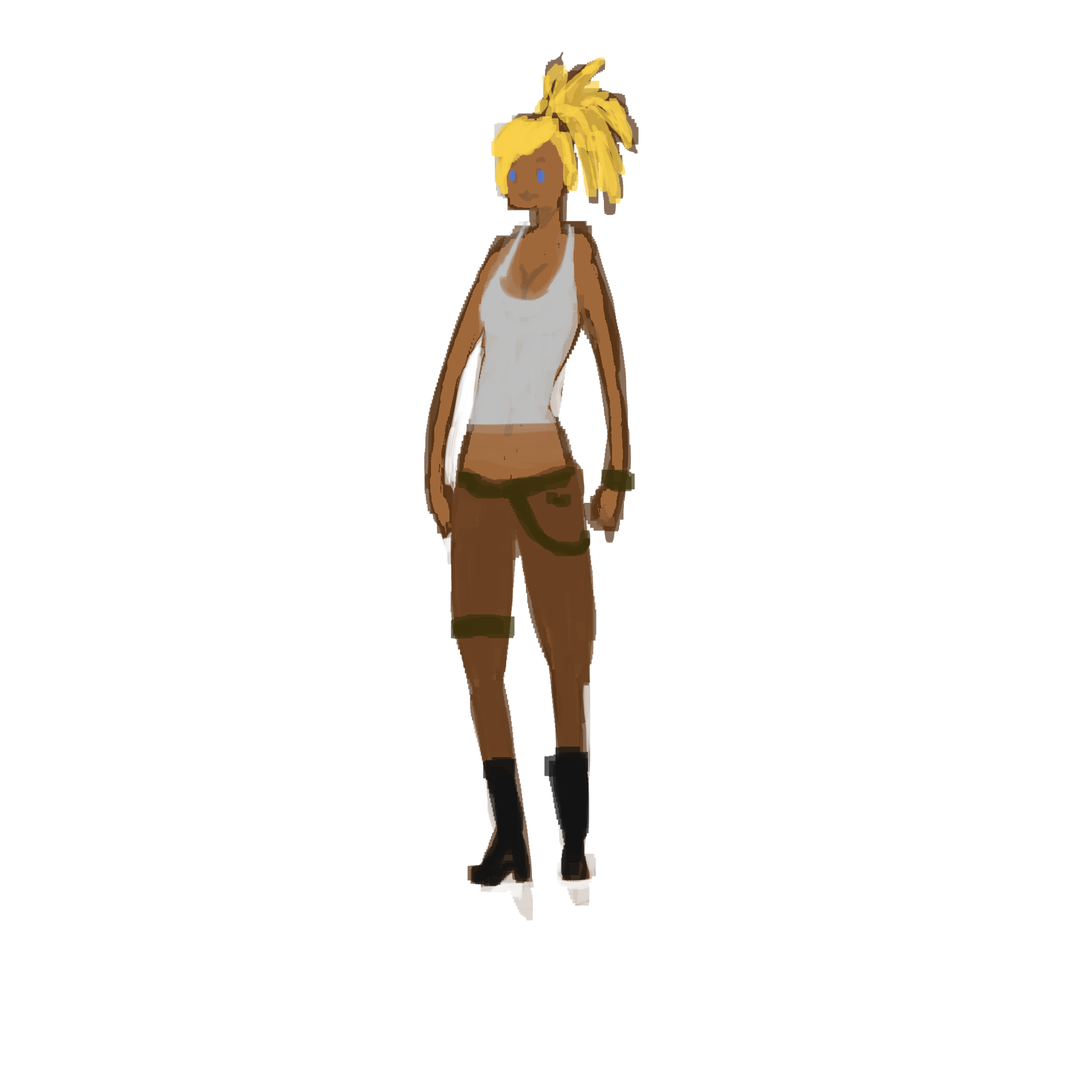
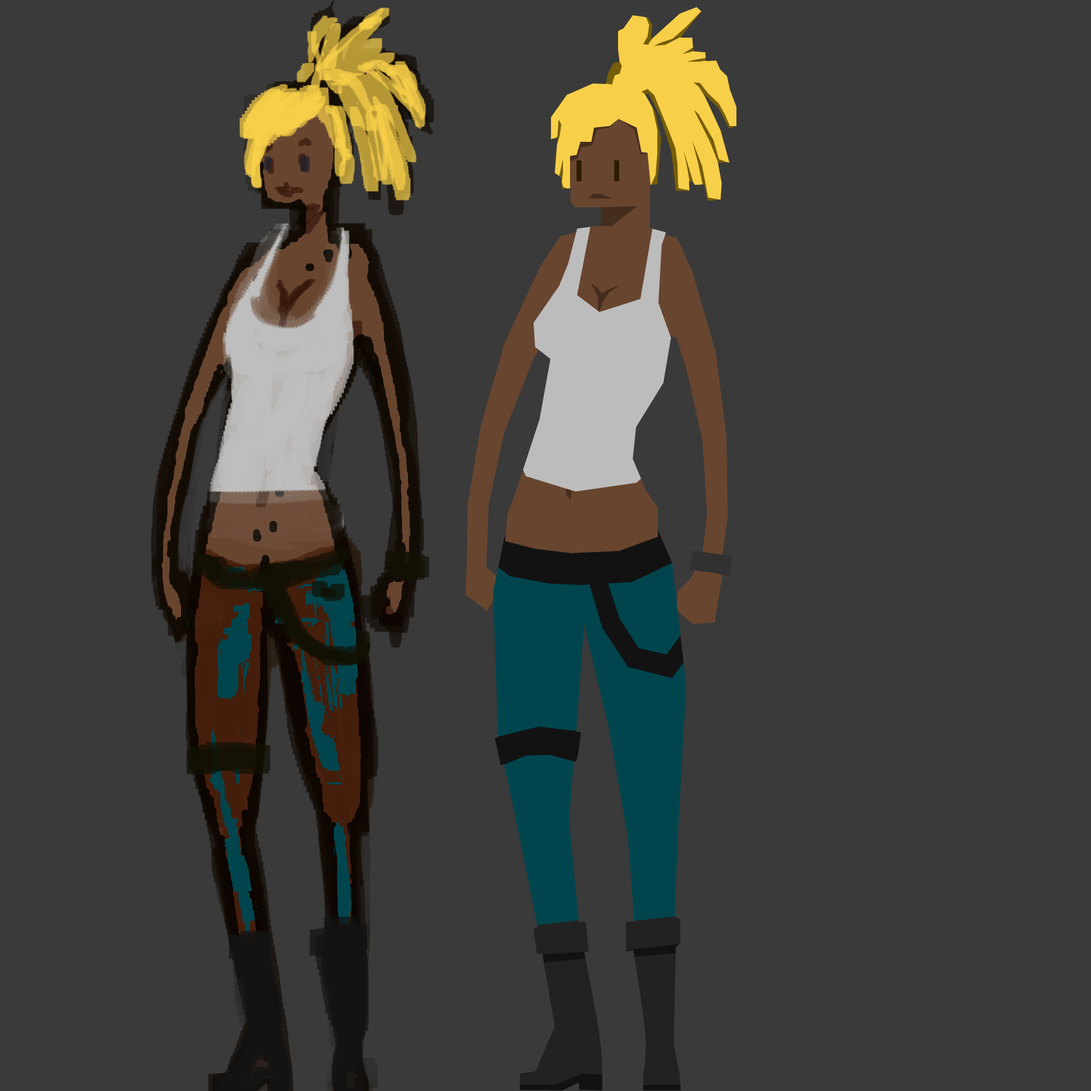
Layered file, before and after one edit (1091×1091). Changes by layer:
added group "Group 2" with 23 layers above "Group 1" over [465, 1, 753, 1091]
added group "Group 4" with 3 layers in group "Group 2" over [505, 203, 675, 554]
added layer "Rectangle 8" in group "Group 4" over [513, 203, 675, 492]
added layer "Rectangle 1" in group "Group 4" over [505, 225, 672, 554]
added group "Group 3" with 5 layers in group "Group 2" over [545, 1, 753, 236]
added layer "Layer 11" in group "Group 3" over [545, 1, 753, 214]
added layer "Rectangle 5" in group "Group 3" over [551, 7, 737, 236]
added group "Group 5" with 3 layers in group "Group 2" over [566, 514, 706, 1091]
added layer "Rectangle 11" in group "Group 5" over [573, 521, 706, 1091]
added layer "Rectangle 10" in group "Group 5" over [566, 515, 694, 924]
added layer "Rectangle 4" in group "Group 5" over [578, 514, 687, 1091]
added group "Group 6" with 3 layers in group "Group 2" over [470, 526, 608, 1091]
added layer "Rectangle 13" in group "Group 6" over [486, 526, 608, 1091]
added layer "Rectangle 12" in group "Group 6" over [470, 531, 600, 929]
added layer "Rectangle 4 copy" in group "Group 6" over [493, 526, 603, 1091]
added group "Group 1" with 7 layers above "Layer 9" over [150, 0, 435, 1091]
moved "Layer 5" into group "Group 1", painted on it over [213, 746, 590, 1091]
moved "Layer 6" into group "Group 1", painted on it over [186, 466, 636, 775]
moved "Layer 4" into group "Group 1", painted on it over [186, 459, 594, 1040]
moved "Layer 3" into group "Group 1", painted on it over [206, 221, 579, 551]
moved "Layer 7" into group "Group 1", painted on it over [239, 7, 634, 205]
"Layer 8": blend normal → multiply, moved it into group "Group 1", painted on it over [181, 138, 616, 629]
moved "Layer 2" into group "Group 1", painted on it over [150, 0, 640, 1091]
showed "Layer 9", opacity 100% → 98%, painted on it over [0, 0, 1091, 1091]
…and 9 more changes (9 added)
